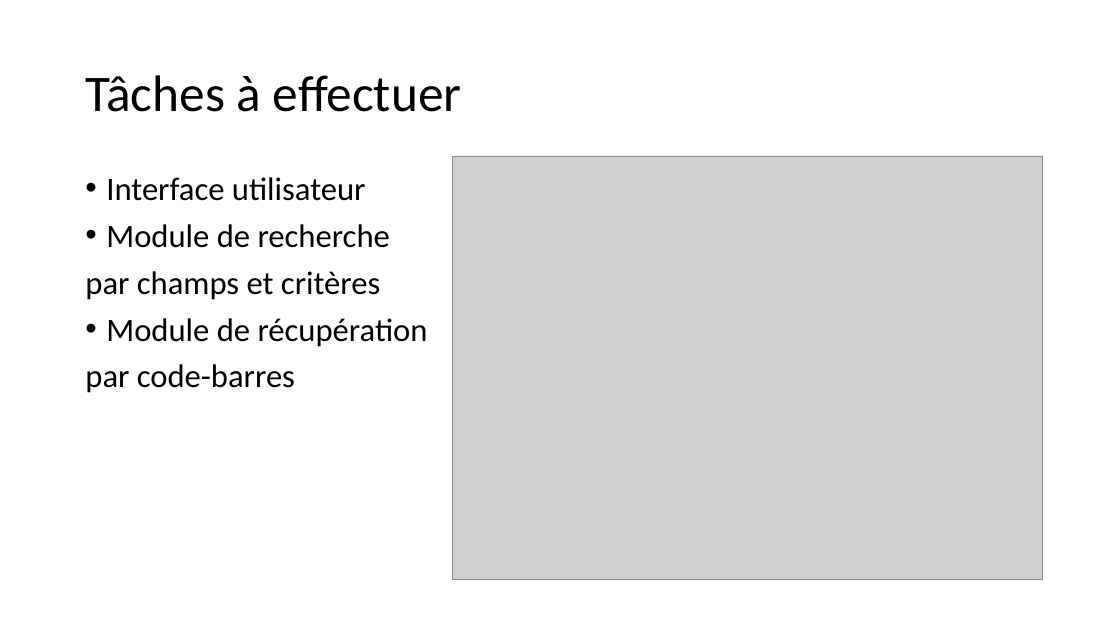
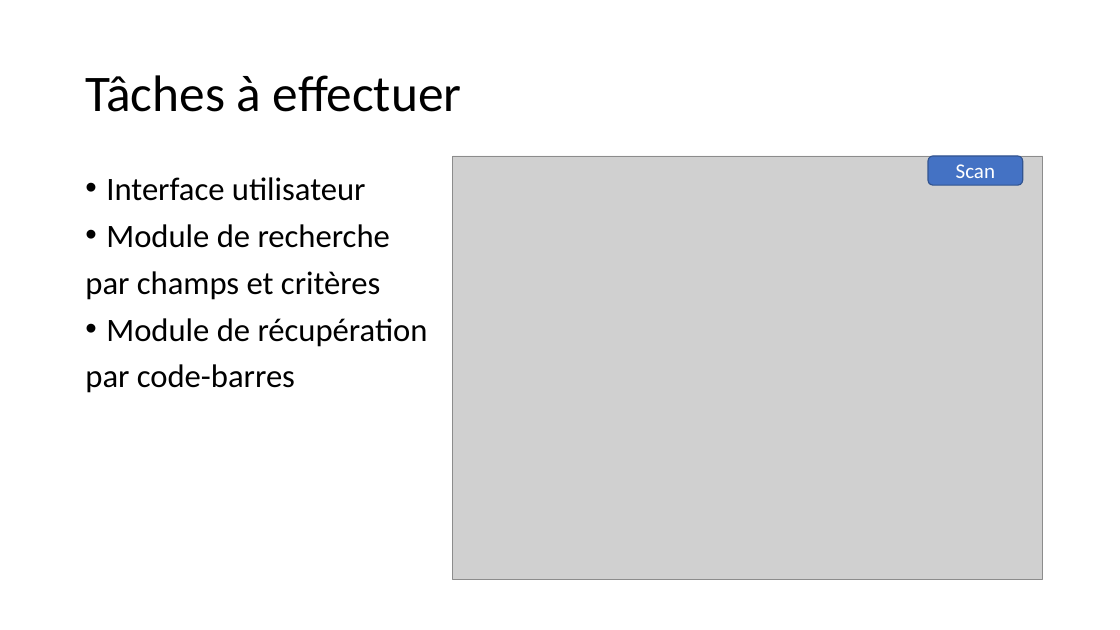
Before and after one commit to flavio63730/profan, a slide deck: slide 5 of revue de projet.pptx. Drawn at 1120x630 pixels with LibreOffice and Linux fonts; fonts in the diff are those of the drawing; grey boxes stand for pictures. Boxes give left, top, right and bottom in pixels: in the first picture for what was removed or moved away, otherwise in the second. Text is boxed around its words. In the diff, an @@ line names an element or a change of style, - is before the commit and + after.

```diff
--- a/revue de projet.pptx
+++ b/revue de projet.pptx
@@ rounded rectangle added at (x1=928, y1=156, x2=1023, y2=186), fill #4472C4, outline #325491 1 pt, 18 pt, text #FFFFFF @@
+Scan
```
Also in this commit, not shown: 3 other slides changed, 1 slide removed, 1 other file.
